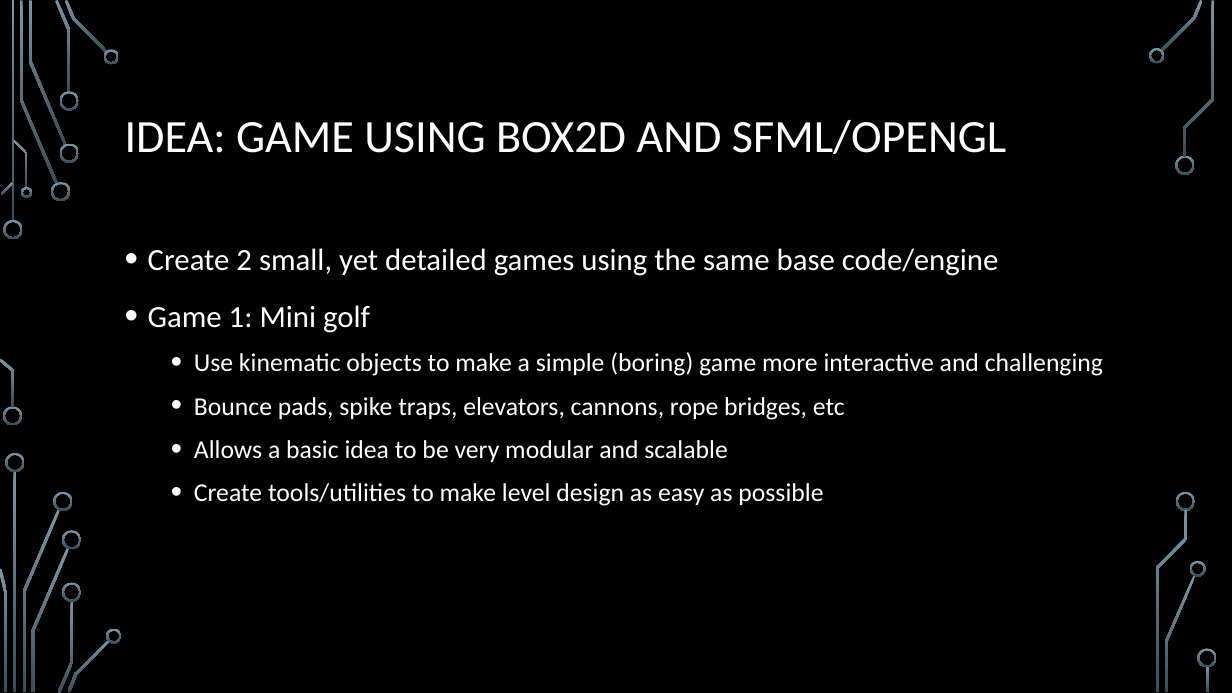
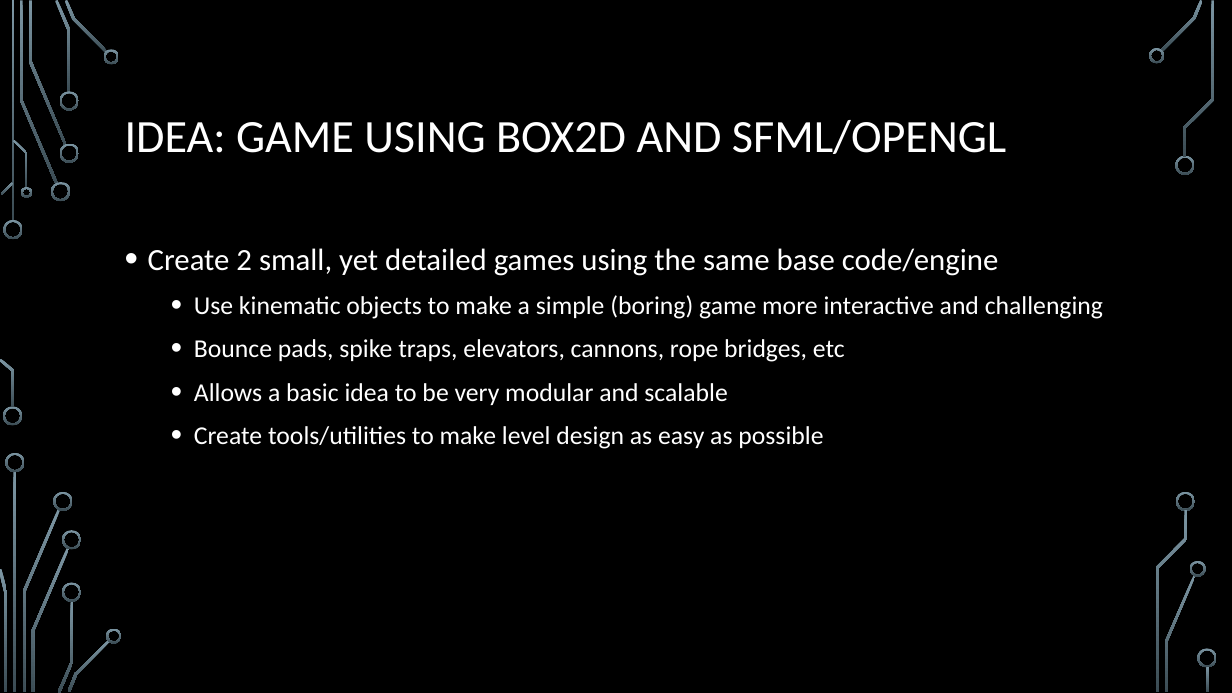
Before and after one commit to scholj05/GameProg_ass1, a slide deck: slide 2 of resources/Assignment 1 proposal.pptx. Drawn at 1232x693 pixels with LibreOffice and Linux fonts; fonts in the diff are those of the drawing; background and template pictures are left out. Boxes give left, top, right and bottom in pixels: in the first picture for what was removed or moved away, otherwise in the second. Text is boxed around its words. In the diff, an @@ line names an element or a change of style, - is before the commit and + after.

```diff
--- a/resources/Assignment 1 proposal.pptx
+++ b/resources/Assignment 1 proposal.pptx
@@ text at (x1=148, y1=305, x2=370, y2=333): paragraph removed @@
-• Game 1: Mini golf
```
Also in this commit, not shown: 2 other slides changed, 10 other files.
